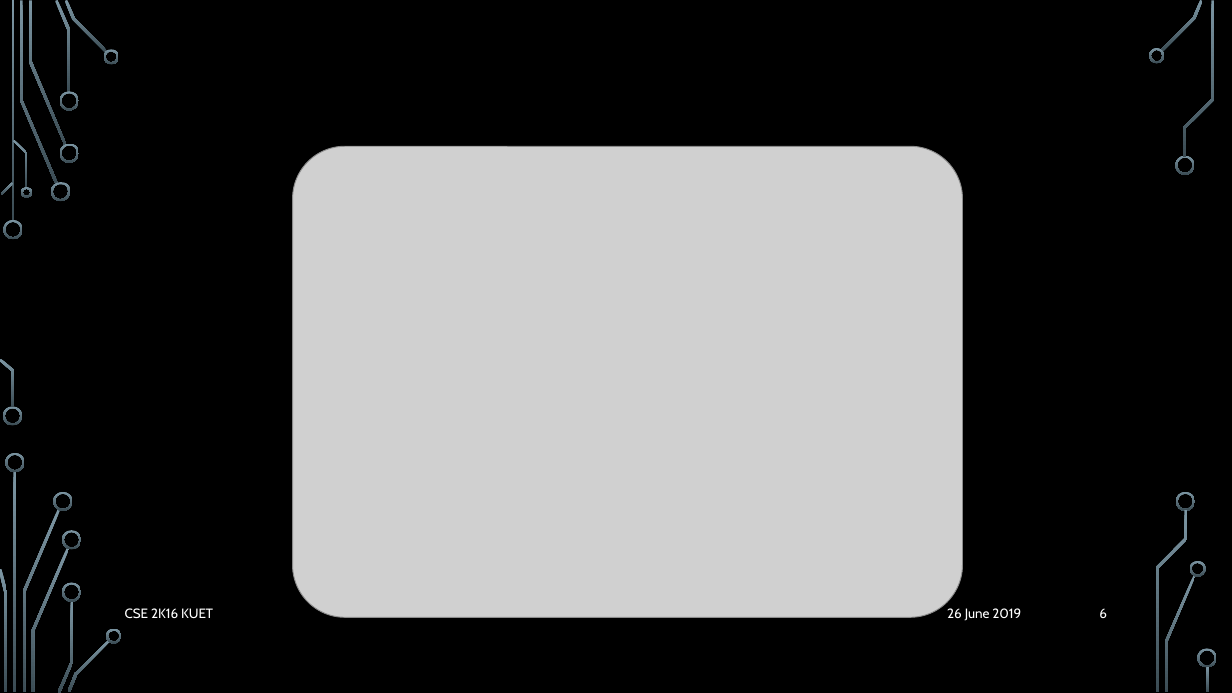
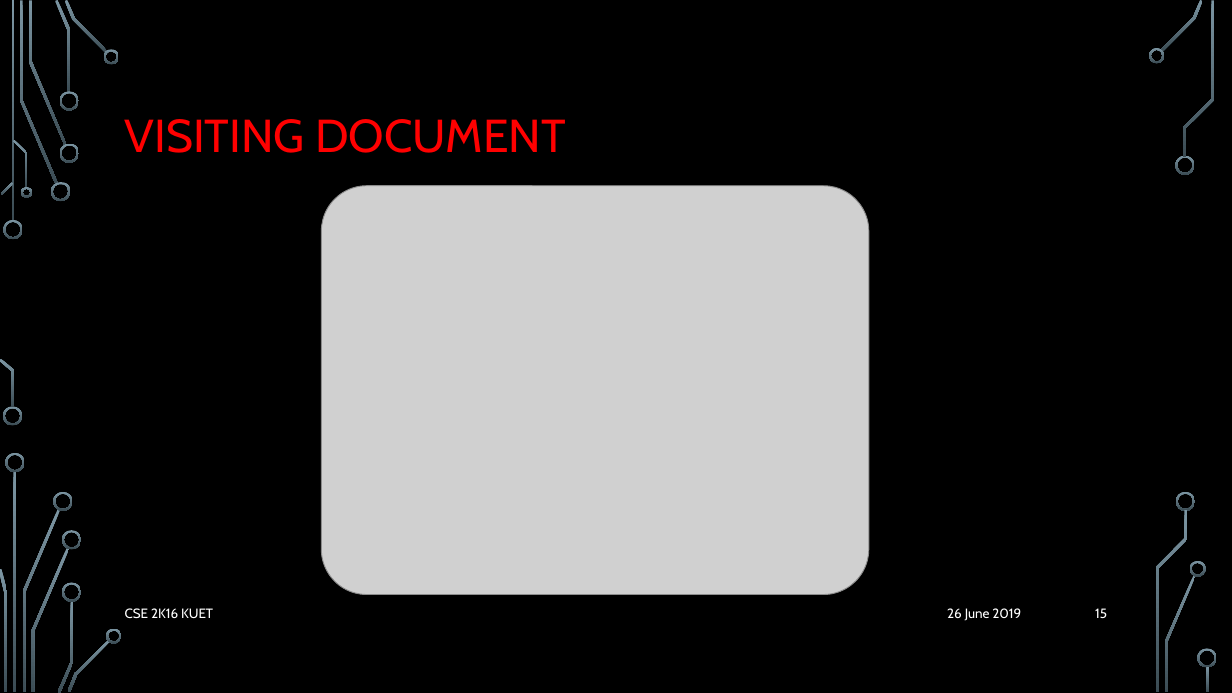
Before and after one commit to delowarsikder/PresentaionSlide, a slide deck: slide 15 of System-Development-Life-Cycle final.pptx (slide 6 before the commit). Drawn at 1232x693 pixels with LibreOffice and Linux fonts; fonts in the diff are those of the drawing; grey boxes stand for pictures; background and template pictures are left out. Boxes give left, top, right and bottom in pixels: in the first picture for what was removed or moved away, otherwise in the second. Text is boxed around its words. In the diff, an @@ line names an element or a change of style, - is before the commit and + after.

Commit message:
all presentation slide

```diff
--- a/System-Development-Life-Cycle final.pptx
+++ b/System-Development-Life-Cycle final.pptx
@@ title added at [125, 119, 566, 153], 36 pt, text #FF0000 @@
+VISITING DOCUMENT
@@ picture: place and size @@
-picture at [293, 146, 963, 617]
+picture at [322, 186, 869, 594]
@@ page number at [1095, 608, 1107, 618]: text changed @@
-6
+15
```
Also in this commit, not shown: 5 other slides changed.
